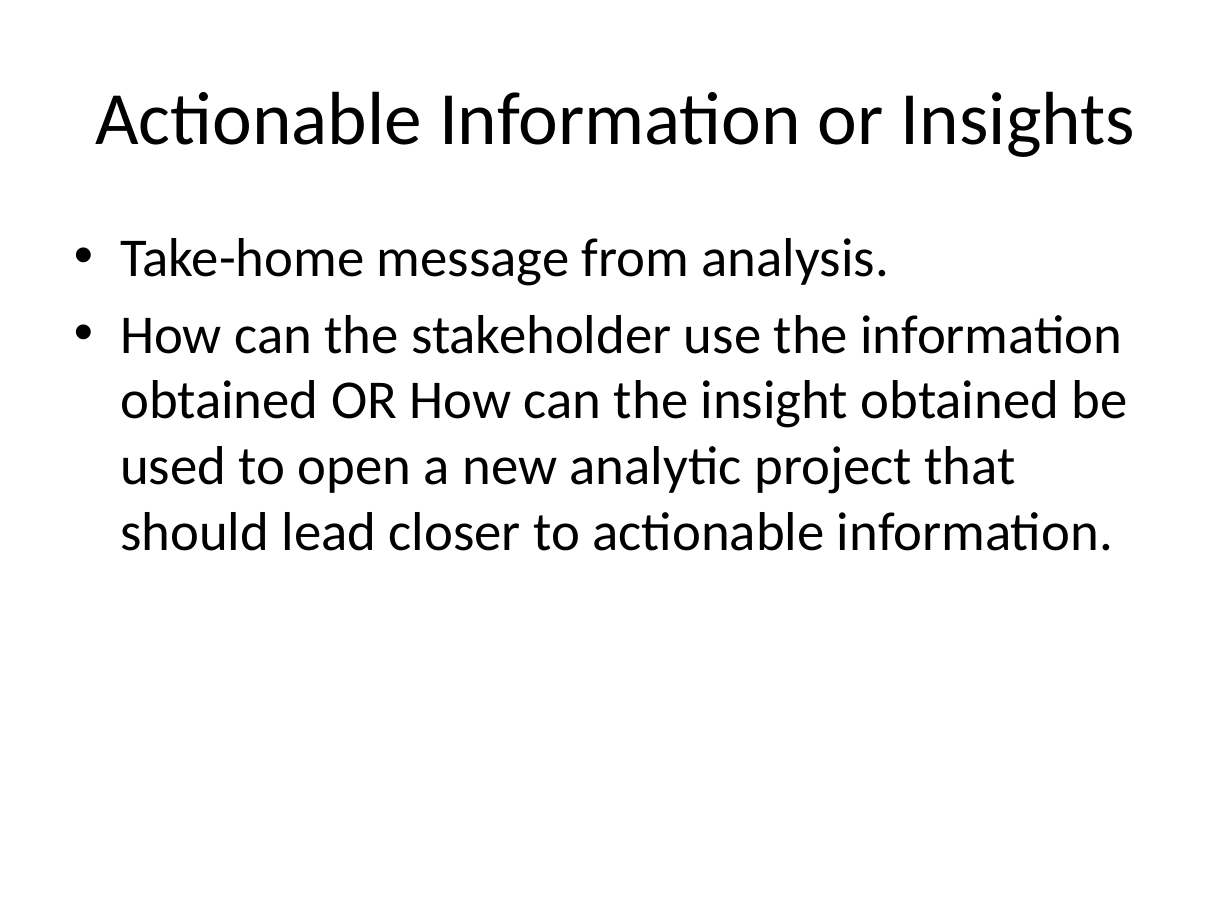
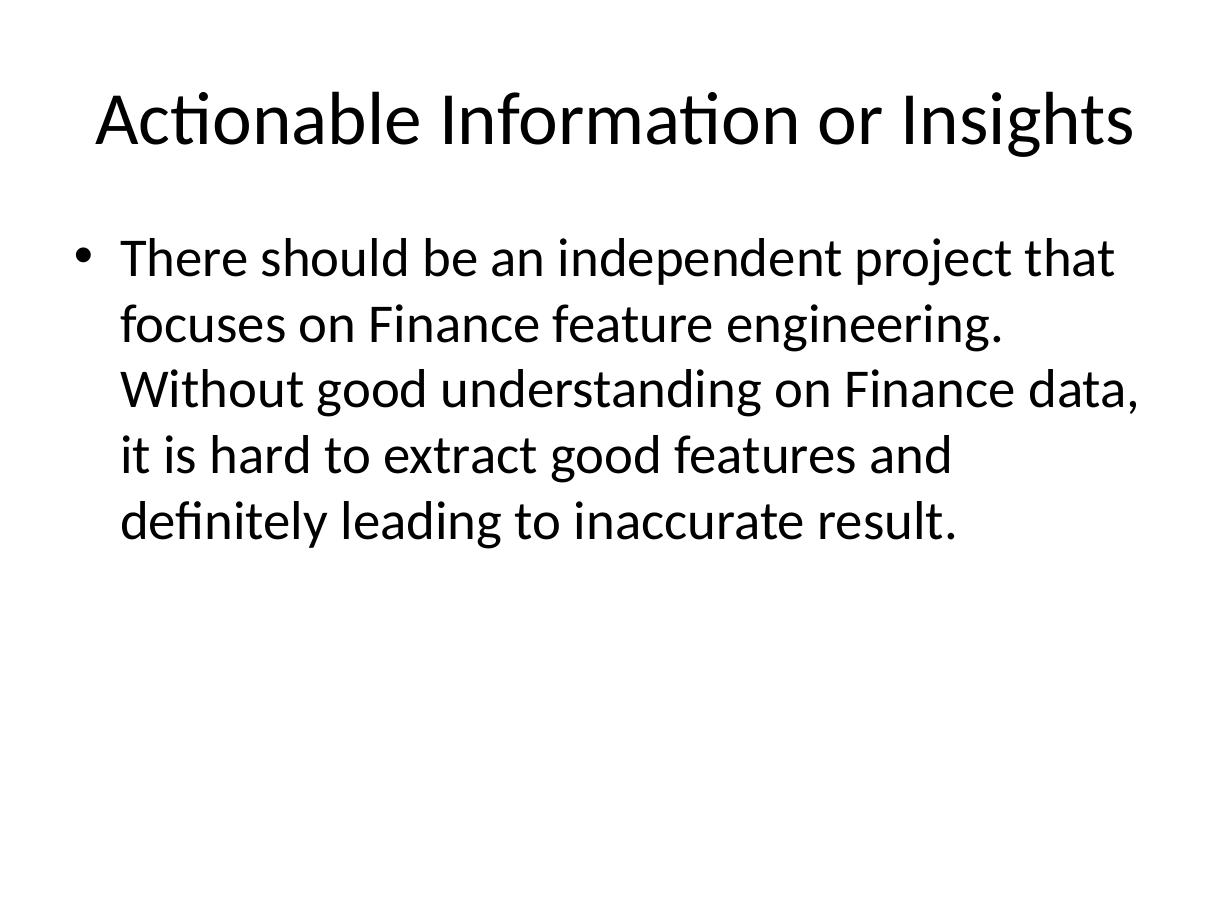
Before and after one commit to amaliujia/Foreign-Exchange, a slide deck: slide 15 of src/HW7/NonTechnical_Audience_Presentation.pptx (slide 11 before the commit). Drawn at 1232x924 pixels with LibreOffice and Linux fonts; fonts in the diff are those of the drawing. Boxes give left, top, right and bottom in pixels: in the first picture for what was removed or moved away, otherwise in the second. Text is boxed around its words. In the diff, an @@ line names an element or a change of style, - is before the commit and + after.

```diff
--- a/src/HW7/NonTechnical_Audience_Presentation.pptx
+++ b/src/HW7/NonTechnical_Audience_Presentation.pptx
@@ text at [120, 238, 1140, 549]: text changed @@
-• Take-home message from analysis.
-• How can the stakeholder use the information obtained OR How can the insight obtained be used to open a new analytic project that should lead closer to actionable information.
+• There should be an independent project that focuses on Finance feature engineering. Without good understanding on Finance data, it is hard to extract good features and definitely leading to inaccurate result.
```
Also in this commit, not shown: 4 other slides changed, 4 slides added, 1 slide removed.
